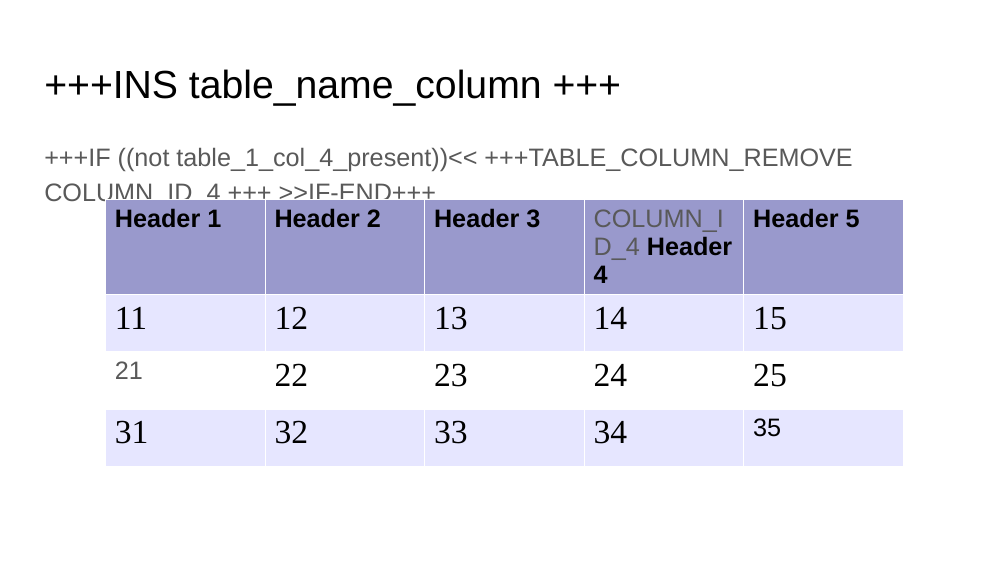
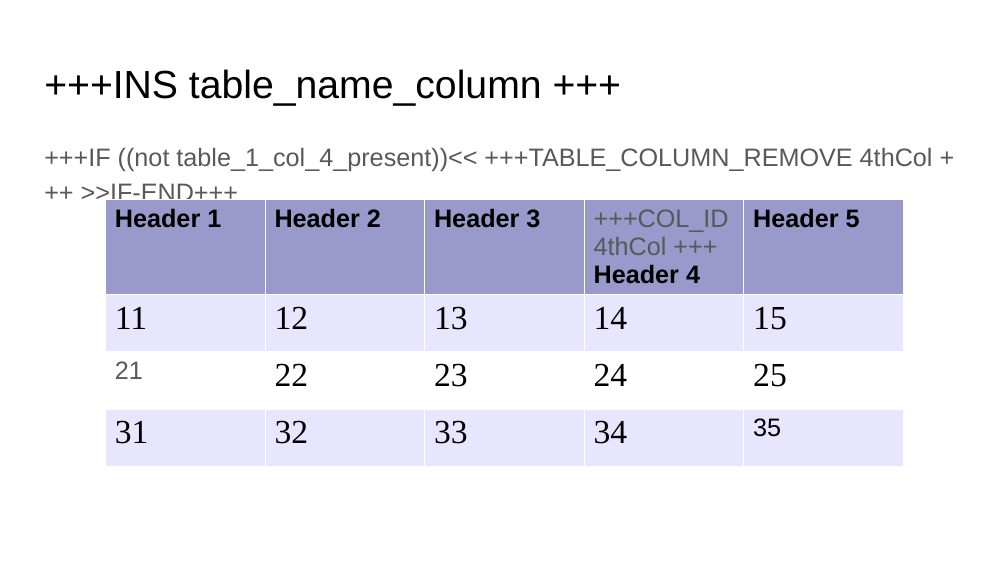
Before and after one commit to GayashanSameera/PythonPPTXGen, a slide deck: slide 6 of input_2.pptx. Drawn at 1008x567 pixels with LibreOffice and Linux fonts; fonts in the diff are those of the drawing. Boxes give left, top, right and bottom in pixels: in the first picture for what was removed or moved away, otherwise in the second. Text is boxed around its words. In the diff, an @@ line names an element or a change of style, - is before the commit and + after.

Commit message:
update table styles

```diff
--- a/input_2.pptx
+++ b/input_2.pptx
@@ text at box(44, 147, 933, 207): text changed @@
-+++IF ((not table_1_col_4_present))<< +++TABLE_COLUMN_REMOVE COLUMN_ID_4 +++ >>IF-END+++
++++IF ((not table_1_col_4_present))<< +++TABLE_COLUMN_REMOVE 4thCol +++ >>IF-END+++
@@ table at box(105, 200, 901, 448) @@
-row 1, column 4: COLUMN_ID_4 Header 4
+row 1, column 4: +++COL_ID 4thCol +++ Header 4
```
Also in this commit, not shown: 6 other slides changed, 7 other files.
